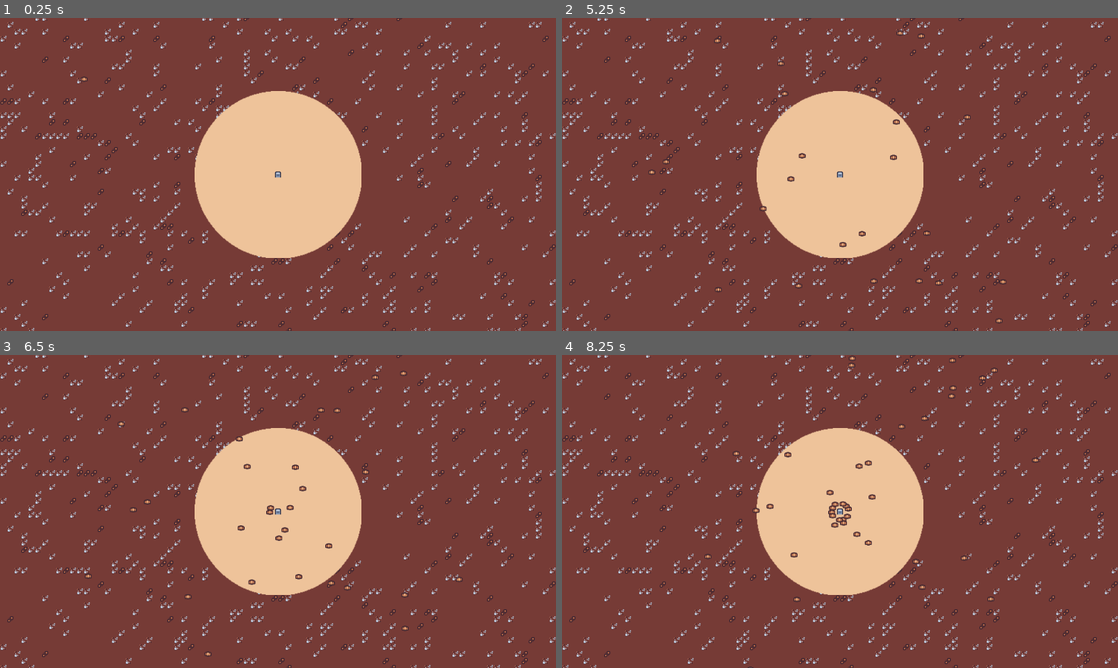
Above: before the commit, frames 1-4 (two rows, left to right).
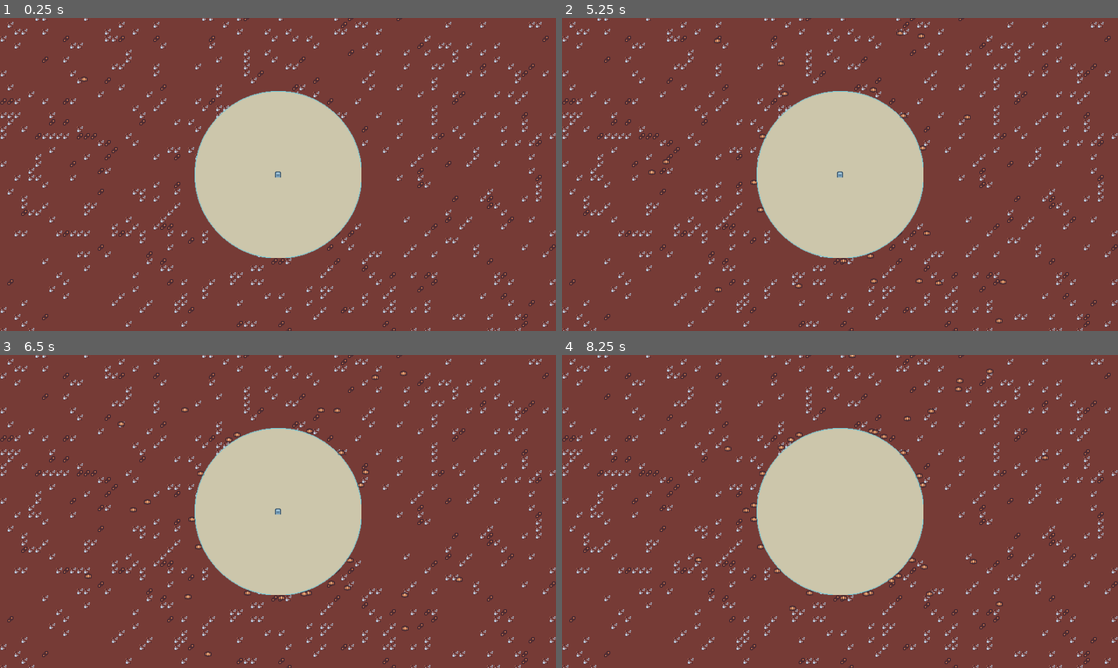
Above: after the commit, the same moments.

Repository: Mopjoyovans/BaseDefender
Game: Godot game, scene res://scenes/main/main.tscn
The game is run twice, just before and just after one commit, with the same random seed, the same clock (stepped at 60 frames per second) and the same inputs.
Inputs:
- Up to frame 1 (0.25 s): no input
- Up to frame 2 (5.25 s): tap Enter at 0.5 s; tap Space at 1.25 s
- Up to frame 3 (6.5 s): no input
- Up to frame 4 (8.25 s): no input

The runs differ from the first frame. In frame 1, 13% of the frame differs, in the area x 35-65%, y 23-77%; in frame 2, 13%; in frame 3, 13%; in frame 4, 13%, in the area x 23-88%, y 0-100%.

Commit message:
Fixing core damage and timer issues

Diff:
--- a/scenes/component/health_component.gd
+++ b/scenes/component/health_component.gd
@@ -13,6 +13,7 @@
 
 
 func damage(damage_amount: float):
+	print("deal damage")
 	current_health = max(current_health - damage_amount, 0)
 	health_changed.emit()
 	Callable(check_death).call_deferred()
--- a/scenes/enemy_spawner/enemy_spawner.gd
+++ b/scenes/enemy_spawner/enemy_spawner.gd
@@ -20,5 +20,5 @@
 	var enemy = enemy_scene.instantiate() as Enemy
 
 	var enemies_layer = get_tree().get_first_node_in_group("enemies_layer")
+	enemy.global_position = spawn_position
 	enemies_layer.add_child(enemy)
-	enemy.global_position = spawn_position
--- a/scenes/game_object/core/core.gd
+++ b/scenes/game_object/core/core.gd
@@ -15,18 +15,14 @@
 
 
 func check_deal_damage():
-	print("check deal damage")
-	print(number_colliding_bodies)
 	if number_colliding_bodies == 0 or not damage_interval_timer.is_stopped():
 		return
 
-	print("deal damage")
 	health_component.damage(1)
 	damage_interval_timer.start()
 
 
 func on_body_entered(other_body: Node2D):
-	print("body entered")
 	number_colliding_bodies += 1
 	check_deal_damage()
 
--- a/scenes/game_object/core/core.tscn
+++ b/scenes/game_object/core/core.tscn
@@ -5,11 +5,11 @@
 [ext_resource type="Texture2D" uid="uid://csgarxi1awejr" path="res://scenes/game_object/core/core.png" id="3_dnk8e"]
 
 [sub_resource type="CircleShape2D" id="CircleShape2D_k4f42"]
-radius = 15.0
+radius = 40.0
 
 [sub_resource type="CapsuleShape2D" id="CapsuleShape2D_mka1v"]
-radius = 5.0
-height = 10.0
+radius = 23.0
+height = 46.0
 
 [node name="Core" type="CharacterBody2D" groups=["core"]]
 collision_layer = 0
@@ -20,12 +20,15 @@
 [node name="HealthComponent" parent="." instance=ExtResource("2_0mp67")]
 
 [node name="DamageIntervalTimer" type="Timer" parent="."]
+one_shot = true
+autostart = true
 
 [node name="CollisionArea2D" type="Area2D" parent="."]
 collision_layer = 2
 collision_mask = 8
 
 [node name="CollisionShape2D" type="CollisionShape2D" parent="CollisionArea2D"]
+scale = Vector2(5, 5)
 shape = SubResource("CircleShape2D_k4f42")
 
 [node name="CollisionShape2D" type="CollisionShape2D" parent="."]
--- a/scenes/game_object/enemy/enemy.gd
+++ b/scenes/game_object/enemy/enemy.gd
@@ -1,7 +1,7 @@
 extends CharacterBody2D
 class_name Enemy
 
-@export var attack_range: float = 20
+@export var attack_range: float = 200
 @export var max_speed = 40
 
 @onready var health_component: HealthComponent = $HealthComponent
--- a/scenes/main/main.tscn
+++ b/scenes/main/main.tscn
@@ -1,10 +1,11 @@
-[gd_scene load_steps=8 format=3 uid="uid://b6noksvj0iw24"]
+[gd_scene load_steps=9 format=3 uid="uid://b6noksvj0iw24"]
 
 [ext_resource type="PackedScene" uid="uid://bcrsyovnv75st" path="res://scenes/enemy_spawner/enemy_spawner.tscn" id="1_ig26p"]
 [ext_resource type="Script" path="res://scenes/main/main.gd" id="1_nx77a"]
 [ext_resource type="Texture2D" uid="uid://dc7xkx518047y" path="res://assets/environment/tilemap_packed.png" id="2_gmlgv"]
 [ext_resource type="Texture2D" uid="uid://bis4hrumq4s48" path="res://assets/environment/Base.png" id="2_r76cq"]
 [ext_resource type="PackedScene" uid="uid://ce6i5vqkr58mi" path="res://scenes/game_object/core/core.tscn" id="3_ap3pn"]
+[ext_resource type="PackedScene" uid="uid://b2mvq8mrn3s00" path="res://scenes/game_object/shield/shield.tscn" id="6_mb6fm"]
 
 [sub_resource type="TileSetAtlasSource" id="TileSetAtlasSource_vqnnm"]
 texture = ExtResource("2_gmlgv")
@@ -42,3 +43,5 @@
 unique_name_in_owner = true
 
 [node name="Enemies" type="Node" parent="." groups=["enemies_layer"]]
+
+[node name="Shield" parent="." instance=ExtResource("6_mb6fm")]
Binary file changed: scenes/game_object/shield/shield.png
Not shown, changed: scenes/game_object/shield/shield.png.import
Not shown: 1 places in scenes/game_object/shield/shield.tscn that only renumber resources
